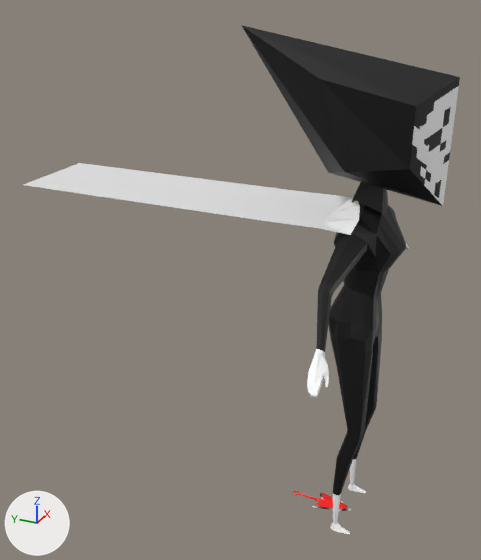
Two versions of the Blender file AssetSource/Assassin.blend, one commit apart.
Both versions are drawn from a camera (50 mm lens) standing at (-4.65, -1.09, 4.41) and looking at (0.07, 1.04, 2.05). Arrows for +X, +Y and +Z are at lower left; the lights stay in place.

Script lines for the objects in view, before the commit:
```python
me_assassin = bpy.data.meshes.new('Assassin')
me_assassin.from_pydata(...)  # 209 vertices, 197 faces; spans x -1.36..0.0, y -0.54..1.0, z 0.0..4.09
me_assassin.materials.append(mat_assassin)  # picture img_mask_png
me_capemodel = bpy.data.meshes.new('CapeModel')
me_capemodel.from_pydata(...)  # 48 vertices, 33 faces; spans x -0.4..0.0, y -0.02..2.86, z 2.77..2.95
me_dagger = bpy.data.meshes.new('Dagger')
me_dagger.from_pydata(...)  # 35 vertices, 15 faces; spans x -0.114..0.0, y -0.098..0.47, z 0.0..0.036
me_dagger.materials.append(mat_dagger)  # picture img_bladeedge_png
ob_assassin = bpy.data.objects.new('Assassin', me_assassin)
ob_assassin.location = (0.0, 0.0, 0.0)
_m = ob_assassin.modifiers.new('Mirror', 'MIRROR')
_m.use_clip = True
ob_cape = bpy.data.objects.new('Cape', me_capemodel)
ob_cape.location = (0.0, 0.0, 0.0)
_m = ob_cape.modifiers.new('Mirror', 'MIRROR')
ob_dagger = bpy.data.objects.new('Dagger', me_dagger)
ob_dagger.location = (0.0, 0.0, 0.0)
_m = ob_dagger.modifiers.new('Mirror', 'MIRROR')
_m.use_axis = (True, False, True)
_m.use_clip = True
```
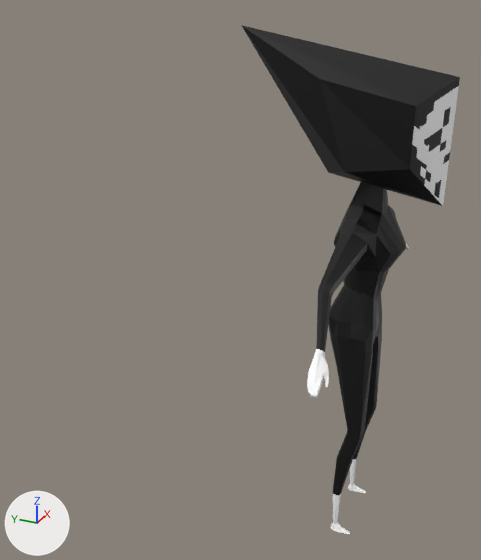
Boxes (x1, y1, x2, y2) around the edits, measured in the pictures (481 x 560 px):
```json
{"object": "Cape", "change": "hidden", "before": [23, 163, 360, 235]}
{"object": "Dagger", "change": "hidden", "before": [292, 491, 351, 511]}
```

Scene script edits in JSON lines:
```json
{"op": "add", "block": "ob_cape", "code": "ob_cape.hide_set(True)"}
{"op": "add", "block": "ob_dagger", "code": "ob_dagger.hide_set(True)"}
```
